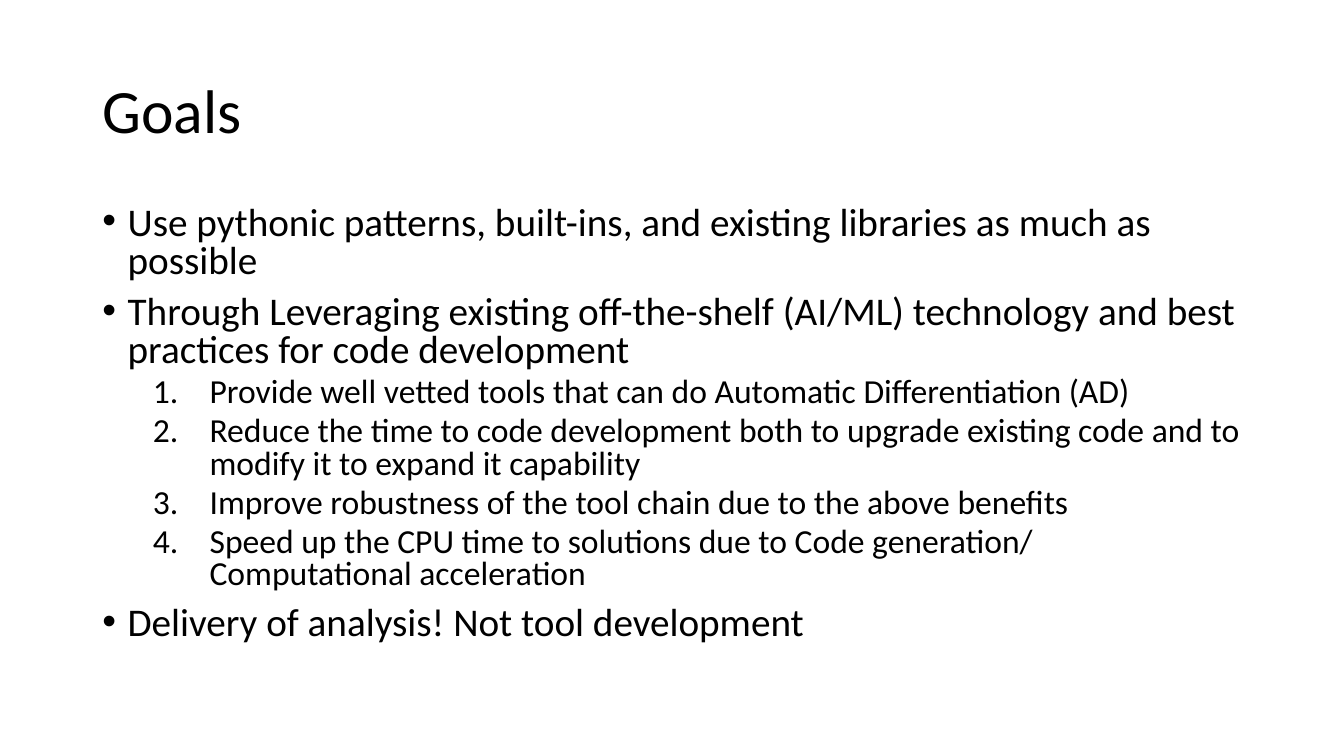
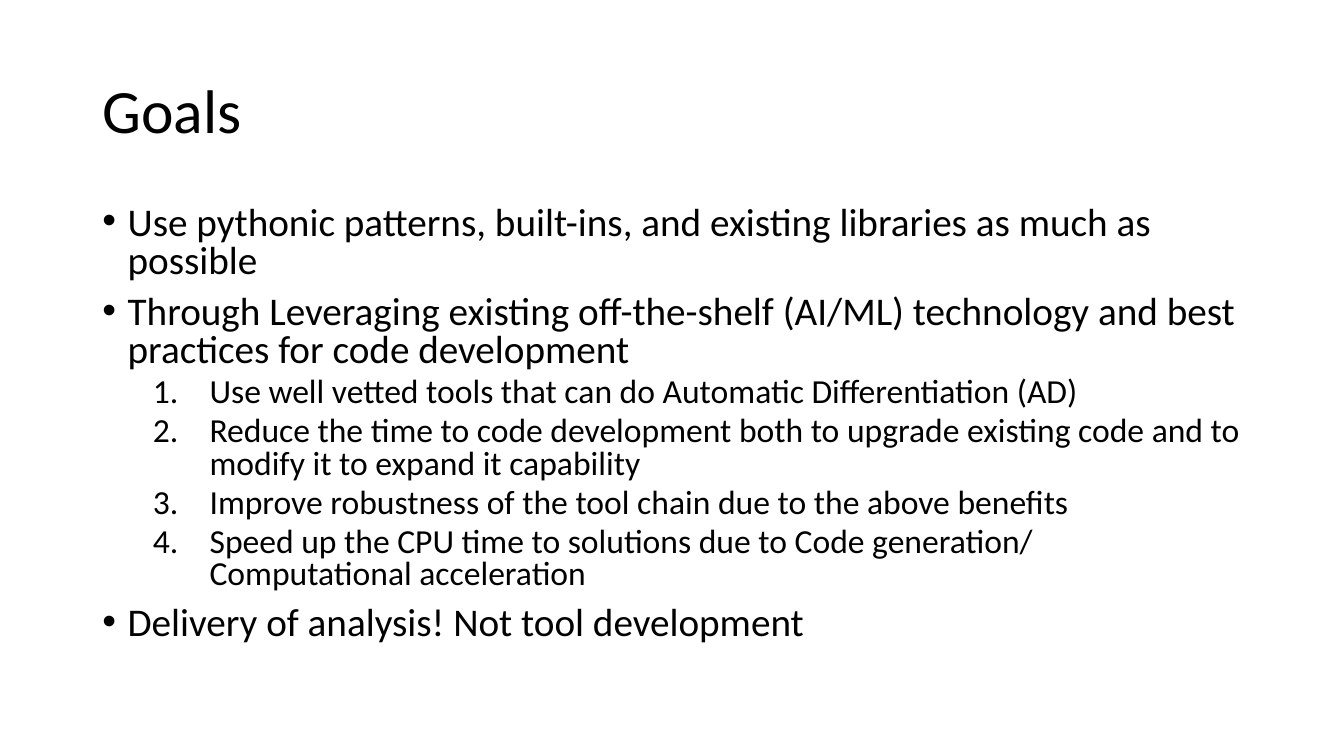
Before and after one commit to nlistgarten/condor, a slide deck: slide 7 of design/condor.pptx. Drawn at 1344x756 pixels with LibreOffice and Linux fonts; fonts in the diff are those of the drawing. Boxes give left, top, right and bottom in pixels: in the first picture for what was removed or moved away, otherwise in the second. Text is boxed around its words. In the diff, an @@ line names an element or a change of style, - is before the commit and + after.

```diff
--- a/design/condor.pptx
+++ b/design/condor.pptx
@@ text at (210,378,1077,408): text changed @@
-  1. Provide well vetted tools that can do Automatic Differentiation (AD)
+  1. Use well vetted tools that can do Automatic Differentiation (AD)
```
Also in this commit, not shown: 1 other slide changed, 3 slides added.
